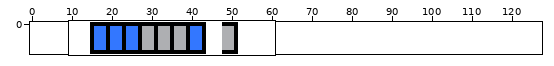
File history of a pixel-art file, resources/tilesets/ui-2bpp-tiles.aseprite. The first picture is a wide view before the edit; the outline marks the close-up.
Close-up. Earlier state:
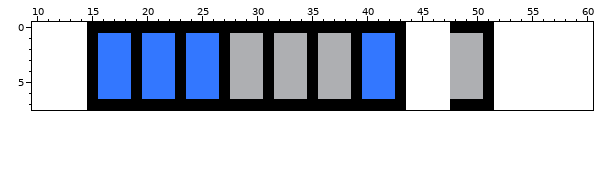
128x8 pixels, 1 frame. Shown: x 10..60, y 0..7.
The same view after the edit:
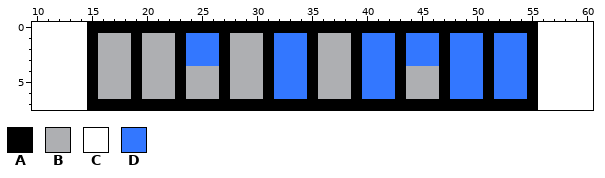
Palette (. is transparent): A #000000  B #aeafb2  C #ffffff  D #3377ff
Author's note on the commit: Change healthbar to 4 hit-points per tile
The edit:
The edit turns colour C into colour A in row 0 at x 44 to 47 and 52 to 55; in rows 1 to 6 at x 47 and 55; in row 7 at x 44 to 47 and 52 to 55.
The edit turns colour C into colour B in rows 4 to 6 at x 44 to 46.
The edit turns colour D into colour B in rows 1 to 3 at x 16 to 18 and 20 to 22; in rows 4 to 6 at x 16 to 18, 20 to 22 and 24 to 26.
The edit turns colour B into colour D in rows 1 to 6 at x 32 to 34 and 48 to 50.
The edit turns colour C into colour D in rows 1 to 3 at x 44 to 46 and 52 to 54; in rows 4 to 6 at x 52 to 54.
